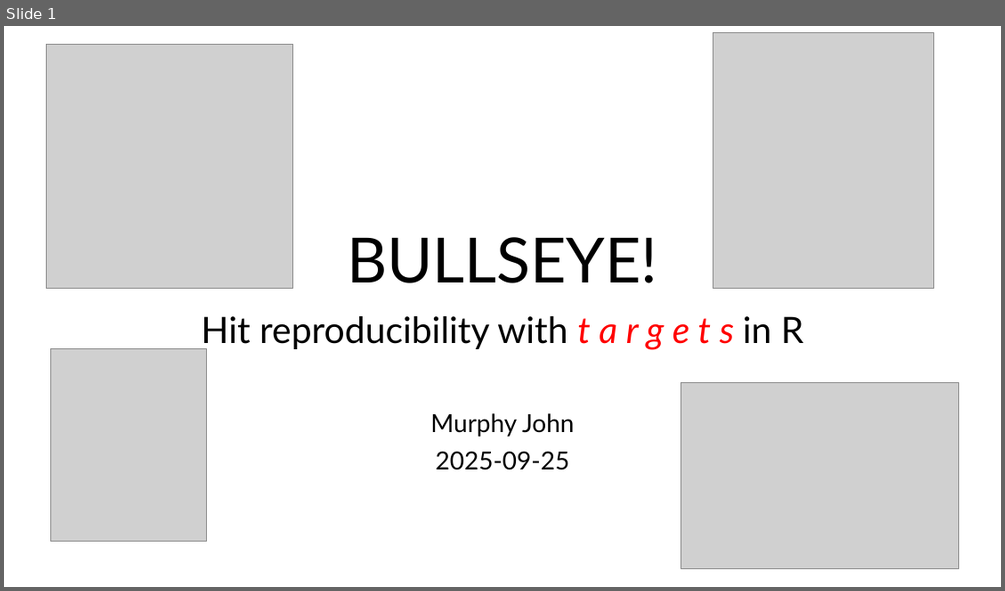
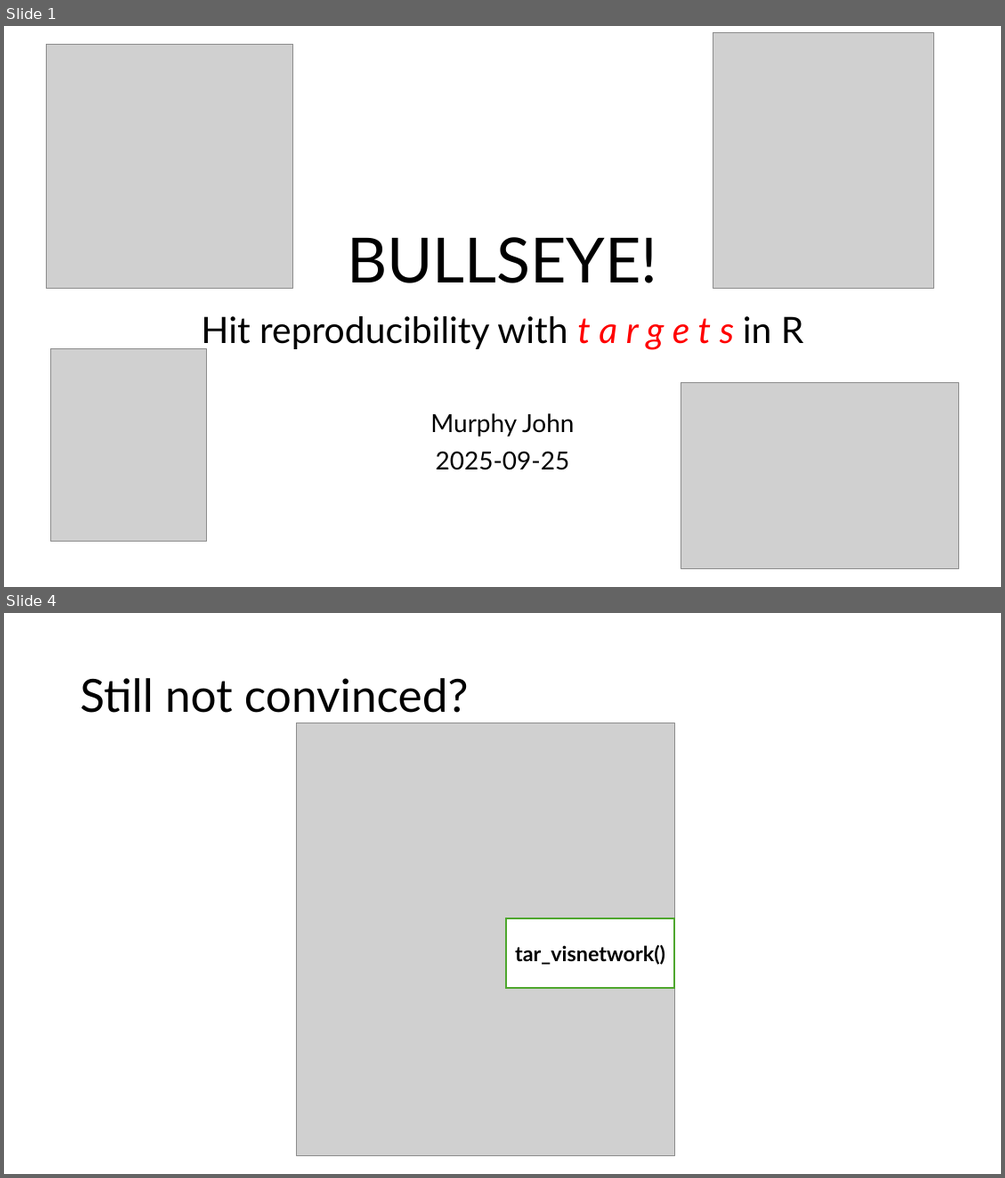
Before and after one commit to andreashandel/targets-tutorial, a slide deck: products/slides/idig-pres.pptx. Shown one above the other, each under a label of ours: slide 1 before the commit, slides 1 and 4 after it; the slides between them are not shown. The pictures are 1005x591 and 1005x1178 pixels, drawn with LibreOffice and Linux fonts; fonts in the diff are those of the drawing; grey boxes stand for pictures. Boxes give left, top, right and bottom in pixels: in the first picture for what was removed or moved away, otherwise in the second. Text is boxed around its words. In the diff, an @@ line names an element or a change of style, - is before the commit and + after.

```diff
--- a/products/slides/idig-pres.pptx
+++ b/products/slides/idig-pres.pptx
@@ slide 4 added at bbox=[4, 613, 1001, 1174], background #FFFFFF @@
@@ title added at bbox=[80, 678, 469, 713], 44 pt, text #000000 @@
+Still not convinced?
@@ picture added at bbox=[297, 723, 675, 1155] @@
@@ rectangle added at bbox=[507, 918, 675, 988], fill #FFFFFF, outline #4EA72E 1.5 pt, 20 pt, text #000000, bold @@
+tar_visnetwork()
```
Also in this commit, not shown: 2 slides changed, 2 other slides added.
